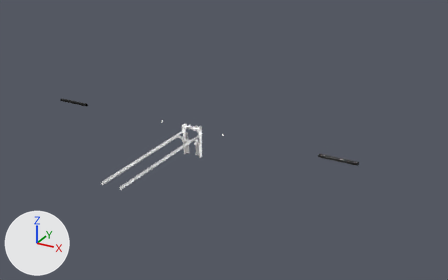
An edit to the glTF model PT_STD.glb, drawn before and after from the same camera.
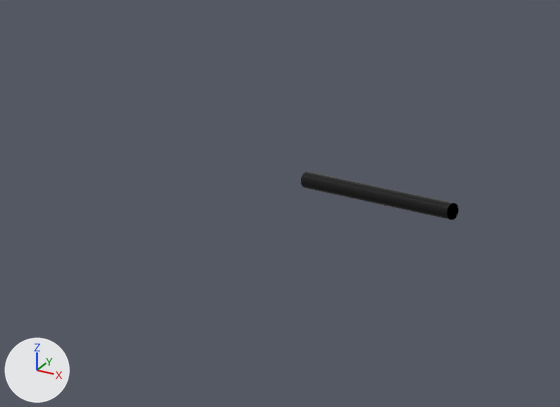
The first picture shows the older version from a camera (50 mm lens) standing at (6.45, -10.38, 5.69) and looking at (1.07, -0.59, 0.79). The close-ups show both versions on the part from 2% to 24% of the width and 24% to 50% of the height of that picture; other places that the commit changed are outside them. The axes (+X, +Y, +Z) are drawn at lower left. The lights are the same throughout. Both versions are drawn at full value of the shape key 'PT_STD_bigRoll_width' of 'PT_STD_bigRoll'; the numbers are the values there. Vertices at the same position are counted once.

Script lines for the objects in view, before the commit:
```python
me_bigroll = bpy.data.meshes.new('bigRoll')
me_bigroll.from_pydata(...)  # 116 vertices, 116 faces; spans x -3.62..3.62, y -0.1..-0.03, z 0.61..0.68
me_bigroll.materials.append(mat_steelropecable)  # black #3a3a3a
ob_pt_std_bigroll = bpy.data.objects.new('PT_STD_bigRoll', me_bigroll)
ob_pt_std_bigroll.parent = ob_pt_std
ob_pt_std_bigroll.location = (0.0, 0.0, 0.0)
```
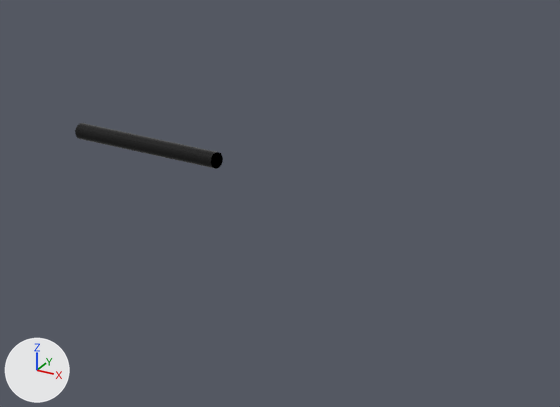
Boxes (x1, y1, x2, y2) around the edits, measured in the close-ups (560 x 407 px):
'PT_STD_bigRoll', reshaped, moved: before (301, 172, 459, 220); after (75, 123, 223, 169)

What changed in the scene script:
```text
Change me_bigroll:
    where me_bigroll.from_pydata(...)  # 116 vertices, 116 faces; spans x -3.62..3.62, y -0.1..-0.03, z 0.61..0.68
    used by ob_pt_std_bigroll; parent = ob_pt_std; location = (0.0, 0.0, 0.0)
    me_bigroll part 1: the loose piece of 58 vertices spanning x -3.62..-2.85, y -0.1..-0.03, z 0.61..0.68 is moved by (-1.27, 0.07, -5.33)
Change ob_pt_std_bigroll:
    ob_pt_std_bigroll.location: (0.0, 0.0, 0.0) -> (0.0, -0.068, 5.328)
```
